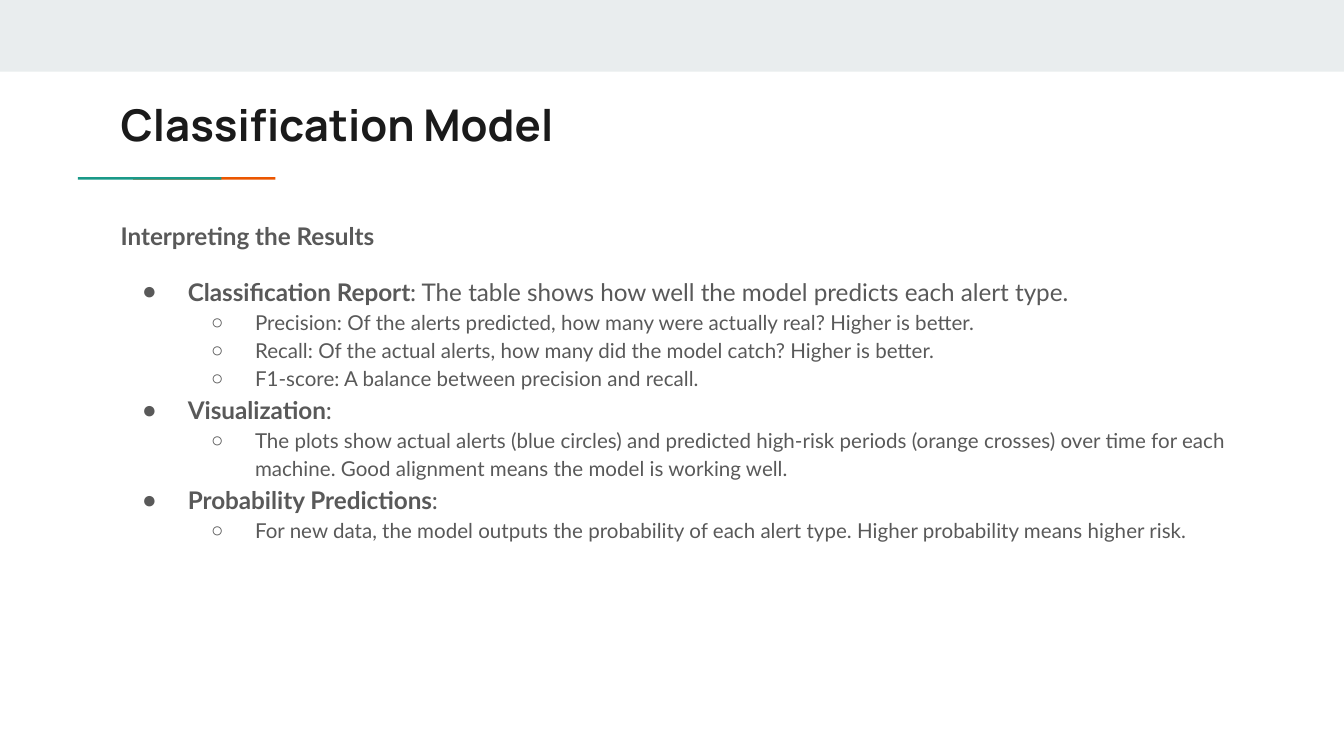
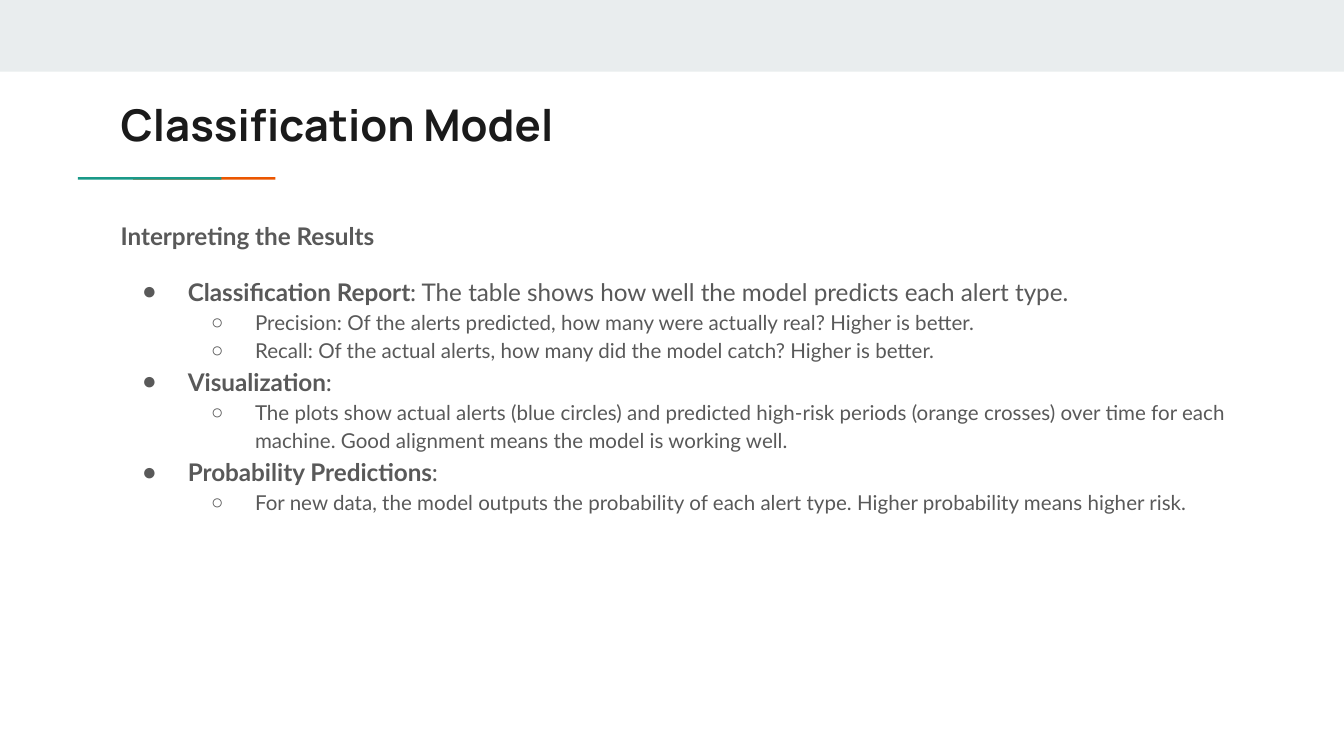
Before and after one commit to amoshnin/Work-HTOL.TMON, a slide deck: slide 11 of predictive_maintainance/Predictive Maintainance Results Presentation.pptx. Drawn at 1344x756 pixels with LibreOffice and Linux fonts; fonts in the diff are those of the drawing. Boxes give left, top, right and bottom in pixels: in the first picture for what was removed or moved away, otherwise in the second. Text is boxed around its words. In the diff, an @@ line names an element or a change of style, - is before the commit and + after.

```diff
--- a/predictive_maintainance/Predictive Maintainance Results Presentation.pptx
+++ b/predictive_maintainance/Predictive Maintainance Results Presentation.pptx
@@ text at (255, 371, 698, 390): paragraph removed @@
-  ○ F1-score: A balance between precision and recall.
```
Also in this commit, not shown: 2 other slides changed.
